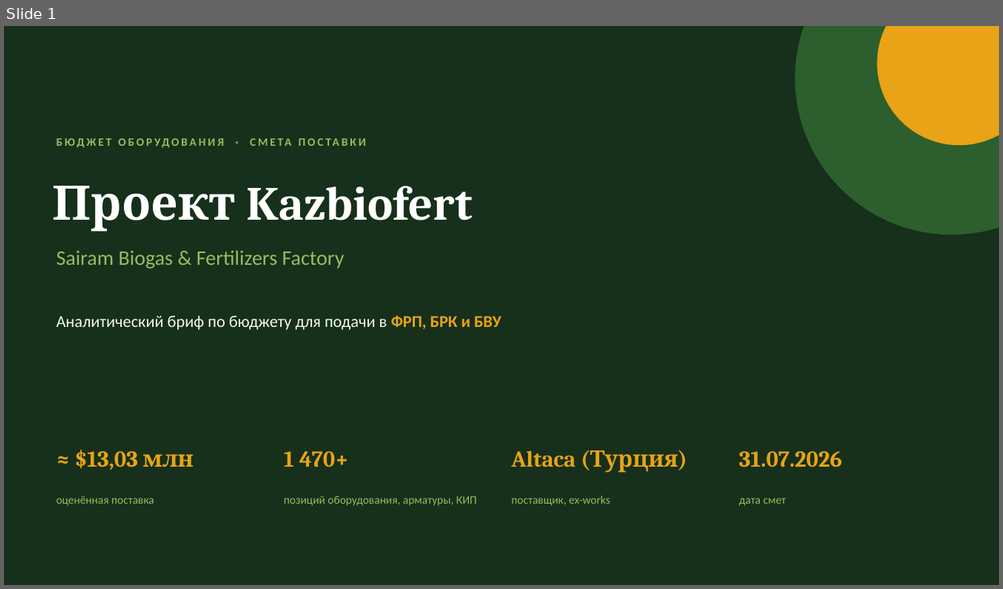
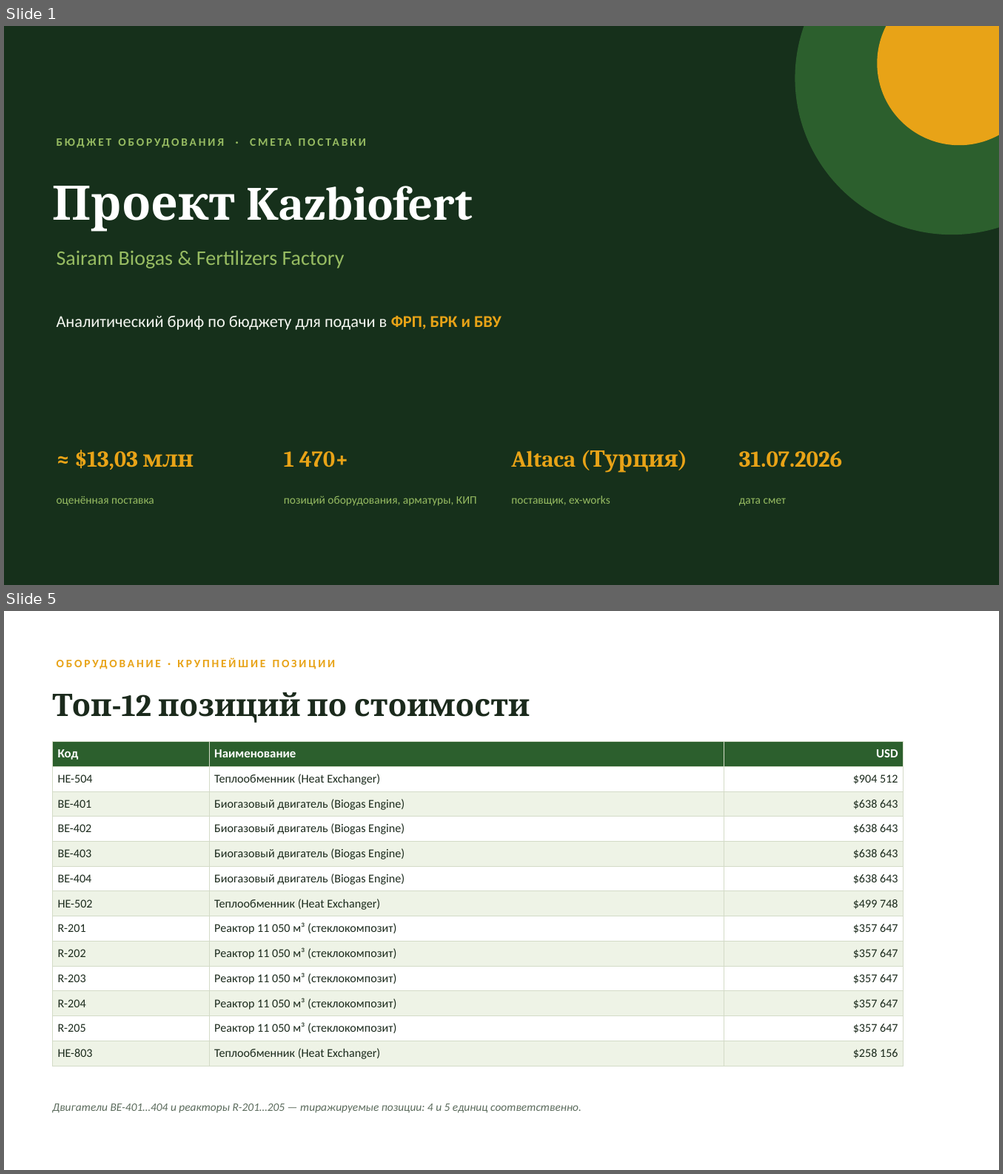
Before and after one commit to aoobakirov/board-presentation, a slide deck: Kazbiofert_Budget_Brief.pptx. Shown one above the other, each under a label of ours: slide 1 before the commit, slides 1 and 5 after it; the slides between them are not shown. The pictures are 1003x589 and 1003x1174 pixels, drawn with LibreOffice and Linux fonts; fonts in the diff are those of the drawing. Boxes give left, top, right and bottom in pixels: in the first picture for what was removed or moved away, otherwise in the second. Text is boxed around its words. In the diff, an @@ line names an element or a change of style, - is before the commit and + after.

```diff
--- a/Kazbiofert_Budget_Brief.pptx
+++ b/Kazbiofert_Budget_Brief.pptx
@@ slide 5 added at bbox=[4, 611, 999, 1170], background #FFFFFF @@
@@ text added at bbox=[57, 652, 504, 675], 11 pt, text #E8A317, bold @@
+ОБОРУДОВАНИЕ · КРУПНЕЙШИЕ ПОЗИЦИИ
@@ text added at bbox=[52, 692, 530, 723], 30 pt, text #1B2A1C, bold @@
+Топ-12 позиций по стоимости
@@ table added at bbox=[53, 741, 903, 1062], 13 rows, 3 columns @@
+Код | Наименование | USD
+HE-504 | Теплообменник (Heat Exchanger) | $904 512
+BE-401 | Биогазовый двигатель (Biogas Engine) | $638 643
+BE-402 | Биогазовый двигатель (Biogas Engine) | $638 643
+BE-403 | Биогазовый двигатель (Biogas Engine) | $638 643
+BE-404 | Биогазовый двигатель (Biogas Engine) | $638 643
+HE-502 | Теплообменник (Heat Exchanger) | $499 748
+R-201 | Реактор 11 050 м³ (стеклокомпозит) | $357 647
+R-202 | Реактор 11 050 м³ (стеклокомпозит) | $357 647
+R-203 | Реактор 11 050 м³ (стеклокомпозит) | $357 647
+R-204 | Реактор 11 050 м³ (стеклокомпозит) | $357 647
+R-205 | Реактор 11 050 м³ (стеклокомпозит) | $357 647
+HE-803 | Теплообменник (Heat Exchanger) | $258 156
@@ text added at bbox=[52, 1104, 581, 1113], 11 pt, text #5B6B5C, italic @@
+Двигатели BE-401…404 и реакторы R-201…205 — тиражируемые позиции: 4 и 5 единиц соответственно.
```
Also in this commit, not shown: 4 slides changed, 3 other slides added, 1 other file.
